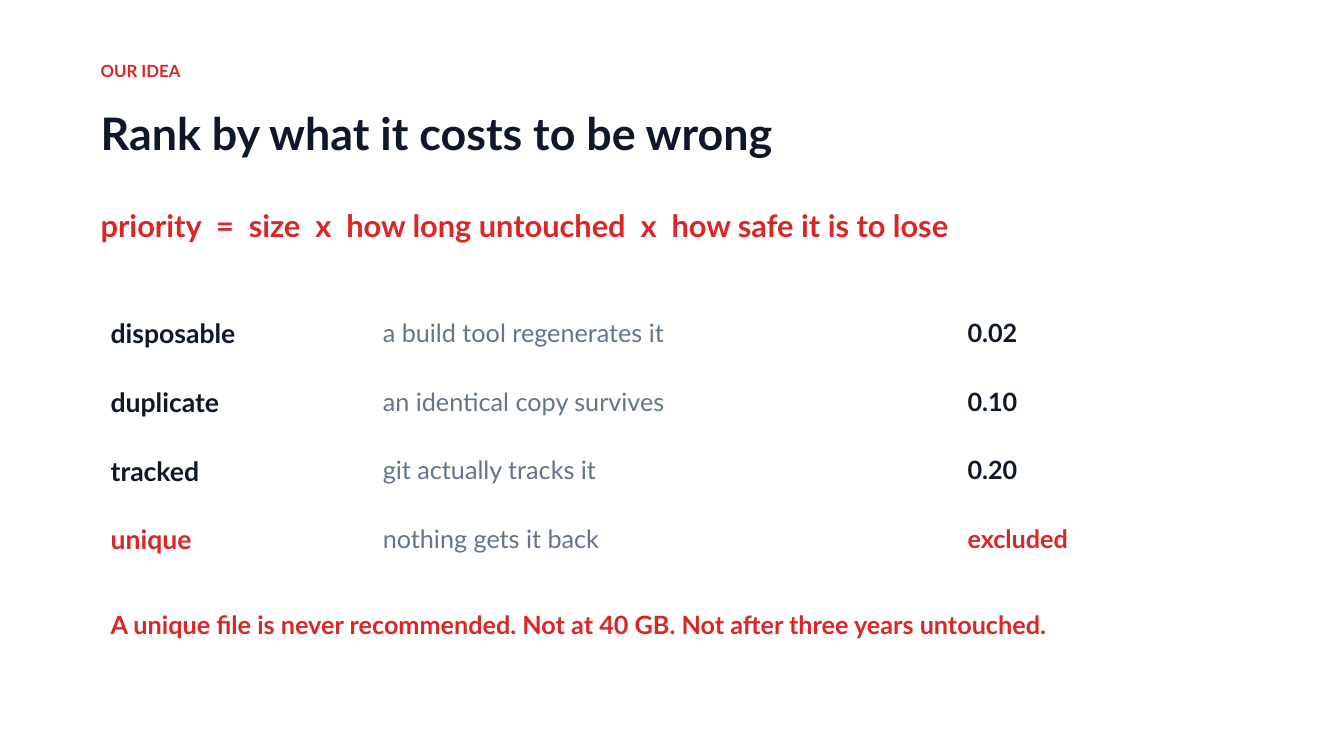
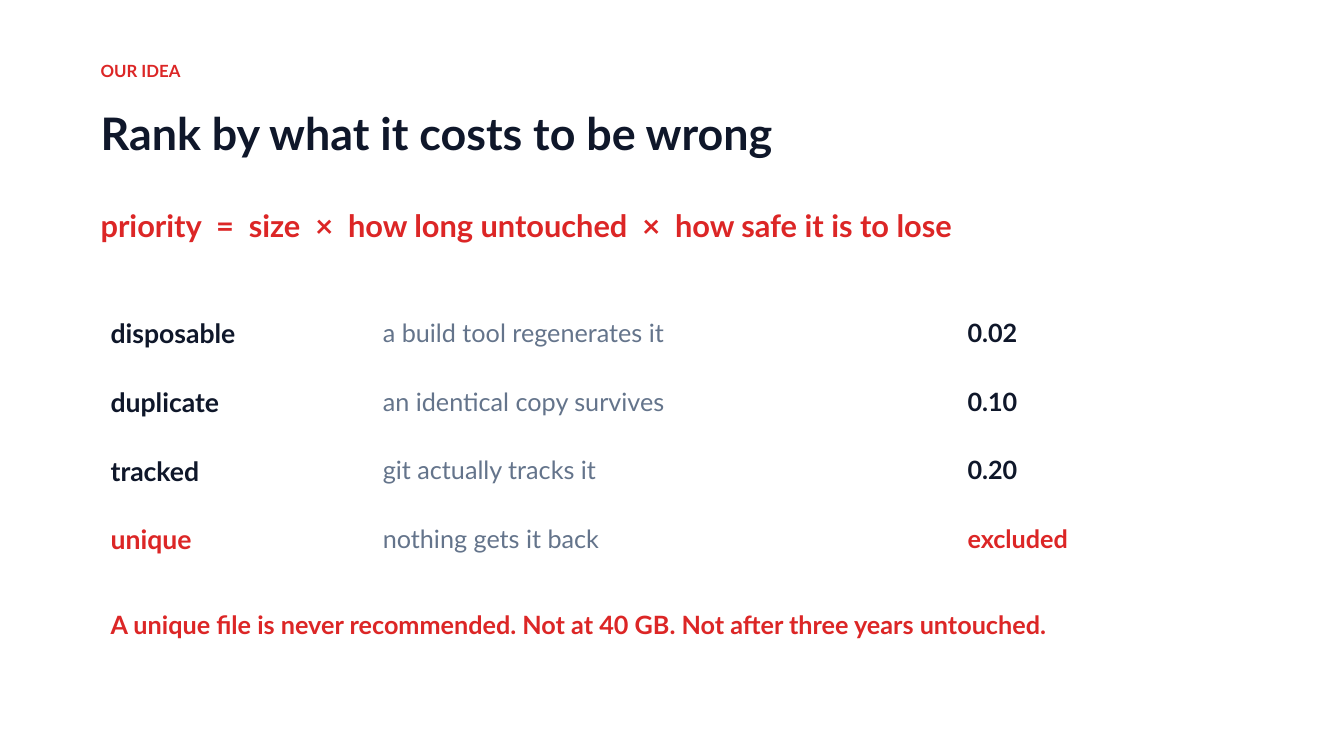
Before and after one commit to basithladdu/sanchay, a slide deck: slide 3 of docs/SANCHAY.pptx. Drawn at 1344x756 pixels with LibreOffice and Linux fonts; fonts in the diff are those of the drawing. Boxes give left, top, right and bottom in pixels: in the first picture for what was removed or moved away, otherwise in the second. Text is boxed around its words. In the diff, an @@ line names an element or a change of style, - is before the commit and + after.

```diff
--- a/docs/SANCHAY.pptx
+++ b/docs/SANCHAY.pptx
@@ text at (101, 214, 952, 243): text changed @@
-priority = size x how long untouched x how safe it is to lose
+priority = size × how long untouched × how safe it is to lose
```
Also in this commit, not shown: 5 other slides changed.
